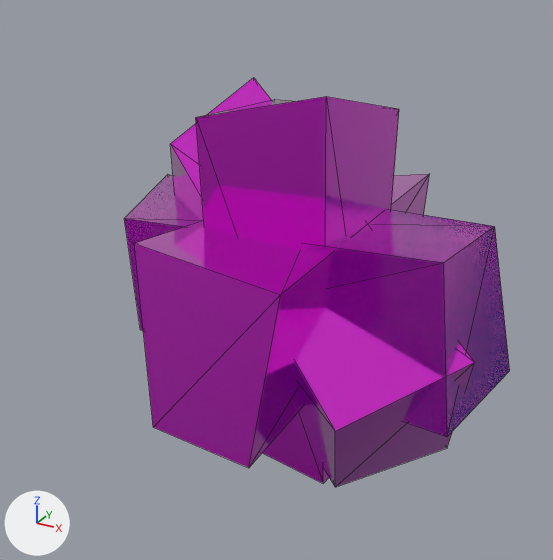
What one commit did to the glTF model dist/Model/cube-gem.glb.
Before and after are seen from a 50 mm lens placed at (0.947, -1.891, 0.934), pointed at (-0.128, 0.063, -0.043). The axes (+X, +Y, +Z) are drawn at lower left. The lights are the same throughout. Mesh edges are drawn as thin lines. Where no turn or scale is listed for an object, it has been applied to the vertices.

The older version as bpy lines, for what is in view:
```python
ob_cube = bpy.data.objects.new('Cube', me_cube_1072)
ob_cube.location = (0.0, 0.0, 0.0)
ob_cube.scale = (0.2, 0.2, 0.5)
ob_cube_001 = bpy.data.objects.new('Cube.001', me_cube_1073)
ob_cube_001.location = (0.0, 0.0, 0.0)
ob_cube_001.rotation_euler = (1.571, 0.0, 0.0)  # degrees (90, 0, 0)
ob_cube_001.scale = (0.2, 0.2, 0.5)
ob_cube_002 = bpy.data.objects.new('Cube.002', me_cube_1074)
ob_cube_002.location = (0.0, 0.0, 0.0)
ob_cube_003 = bpy.data.objects.new('Cube.003', me_cube_1075)
ob_cube_003.location = (0.0, 0.0, 0.0)
ob_cube_003.rotation_euler = (1.571, 0.0, 1.571)  # degrees (90, 0, 90)
ob_cube_003.scale = (0.2, 0.2, 0.5)
ob_cube_004 = bpy.data.objects.new('Cube.004', me_cube_1076)
ob_cube_004.location = (0.0, 0.0, 0.0)
ob_cube_004.rotation_euler = (2.178, -0.277, 0.968)  # degrees (125, -16, 55)
ob_cube_004.scale = (0.2, 0.2, 0.5)
```
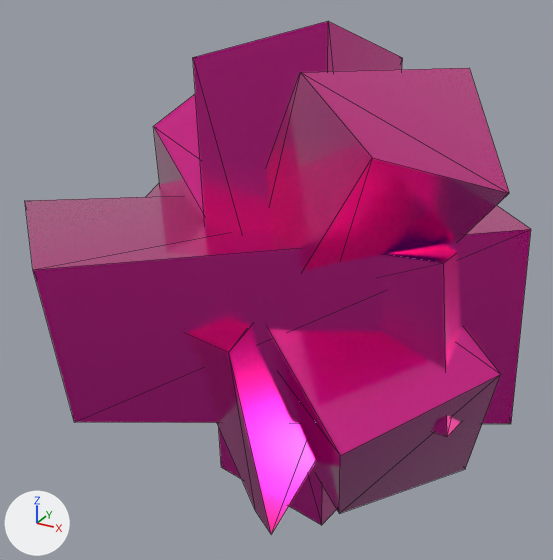
What differs and where, as boxes [x1, y1, x2, y2] in the pictures (553 x 560 px):
'Cube.003', recoloured, moved, turned, rescaled: before [125, 175, 509, 436]; after [25, 196, 531, 424]
'Cube.001', recoloured, moved, turned, rescaled: before [134, 174, 430, 468]; after [186, 326, 315, 534]
'Cube', recoloured, rescaled (30% taller): before [196, 96, 399, 483]; after [193, 21, 403, 525]
'Cube.005', added (pink): after [267, 68, 509, 271]
'Cube.004', recoloured, rescaled: before [170, 78, 475, 487]; after [153, 94, 501, 513]
'Cube.002', recoloured: [124, 175, 510, 437] in both

Edits to the bpy script that builds the scene:
```text
Add mat_material_069:
    mat_material_069 = principled_material('Material.069')
    mat_material_069.base_color = (1.0, 0.00122, 0.319)  # pink #ff0499
    mat_material_069.metallic = 1.0
    mat_material_069.roughness = 0.215
    mat_material_069.coat_weight = 1.0
    mat_material_069.coat_roughness = 0.0
    mat_material_069.emission_color = (0.000549, 0.0, 0.0281)  # dark blue #02002f
    mat_material_069.emission_strength = 1.0
Change me_cube_1072:
    where me_cube_1072.from_pydata(...)  # 8 vertices, 12 faces; spans x -1.17..0.97, y -1.32..1.22, z -1.23..1.2
    remove me_cube_1072.materials.append(mat_material_066)  # pink #ff0eee
    add me_cube_1072.materials.append(mat_material_069)  # pink #ff0499
Change me_cube_1073:
    where me_cube_1073.from_pydata(...)  # 8 vertices, 12 faces; spans x -1.17..0.97, y -1.32..1.22, z -1.23..1.2
    remove me_cube_1073.materials.append(mat_material_066)  # pink #ff0eee
    add me_cube_1073.materials.append(mat_material_069)  # pink #ff0499
Change me_cube_1074:
    where me_cube_1074.from_pydata(...)  # 8 vertices, 12 faces; spans x -0.613..0.602, y -0.234..0.194, z -0.264..0.245
    remove me_cube_1074.materials.append(mat_material_066)  # pink #ff0eee
    add me_cube_1074.materials.append(mat_material_069)  # pink #ff0499
Change me_cube_1075:
    where me_cube_1075.from_pydata(...)  # 8 vertices, 12 faces; spans x -1.17..0.97, y -1.32..1.22, z -1.23..1.2
    remove me_cube_1075.materials.append(mat_material_066)  # pink #ff0eee
    add me_cube_1075.materials.append(mat_material_069)  # pink #ff0499
Change me_cube_1076:
    where me_cube_1076.from_pydata(...)  # 8 vertices, 12 faces; spans x -1.17..0.97, y -1.32..1.22, z -1.23..1.2
    remove me_cube_1076.materials.append(mat_material_066)  # pink #ff0eee
    add me_cube_1076.materials.append(mat_material_069)  # pink #ff0499
Add me_cube_1085:
    me_cube_1085.from_pydata([(-0.595, 0.308, -0.427), (0.196, -0.491, 0.693), (-0.411, 0.57, -0.501), (0.448, -0.108, 0.672), (-0.501, 0.247, -0.722), (0.431, -0.655, 0.578), (-0.308, 0.525, -0.782), (0.618, -0.315, 0.445)], [], [(0, 1, 3), (0, 3, 2), (2, 3, 7), (2, 7, 6), (6, 7, 5), (6, 5, 4), (4, 5, 1), (4, 1, 0), (2, 6, 4), (2, 4, 0), (7, 3, 1), (7, 1, 5)])
    me_cube_1085.materials.append(mat_material_069)  # pink #ff0499
Change ob_cube:
    ob_cube.scale: (0.2, 0.2, 0.5) -> (0.2, 0.2, 0.641)
Change ob_cube_001:
    ob_cube_001.location: (0.0, 0.0, 0.0) -> (0.059, 0.179, -0.079)
    ob_cube_001.rotation_euler: (1.571, 0.0, 0.0) -> (1.833, -0.245, -0.102)  # degrees (90, 0, 0) -> degrees (105, -14, -5.8)
    ob_cube_001.scale: (0.2, 0.2, 0.5) -> (0.0804, 0.244, 0.63)
Change ob_cube_003:
    ob_cube_003.location: (0.0, 0.0, 0.0) -> (0.0, -0.13, 0.0)
    ob_cube_003.rotation_euler: (1.571, 0.0, 1.571) -> (1.571, 0.0, 2.164)  # degrees (90, 0, 90) -> degrees (90, 0, 124)
    ob_cube_003.scale: (0.2, 0.2, 0.5) -> (0.24, 0.24, 0.599)
Change ob_cube_004:
    ob_cube_004.scale: (0.2, 0.2, 0.5) -> (0.225, 0.225, 0.564)
Add ob_cube_005:
    ob_cube_005 = bpy.data.objects.new('Cube.005', me_cube_1085)
    ob_cube_005.location = (0.0, 0.068, -0.007)
```
